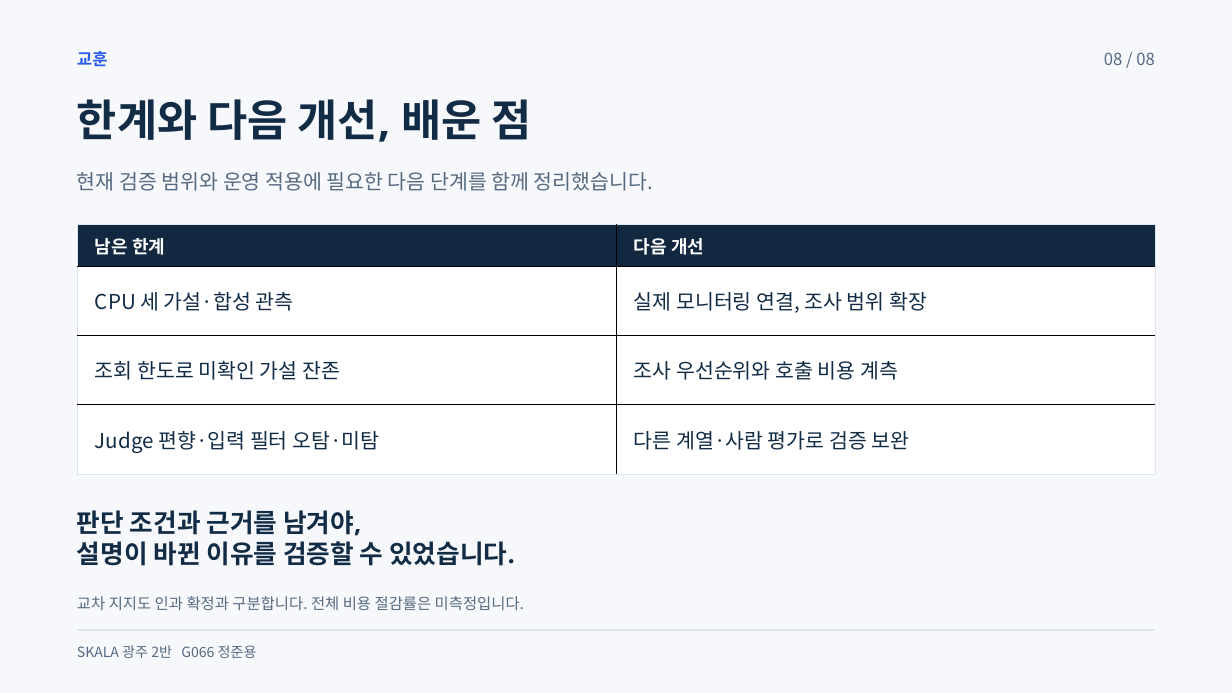
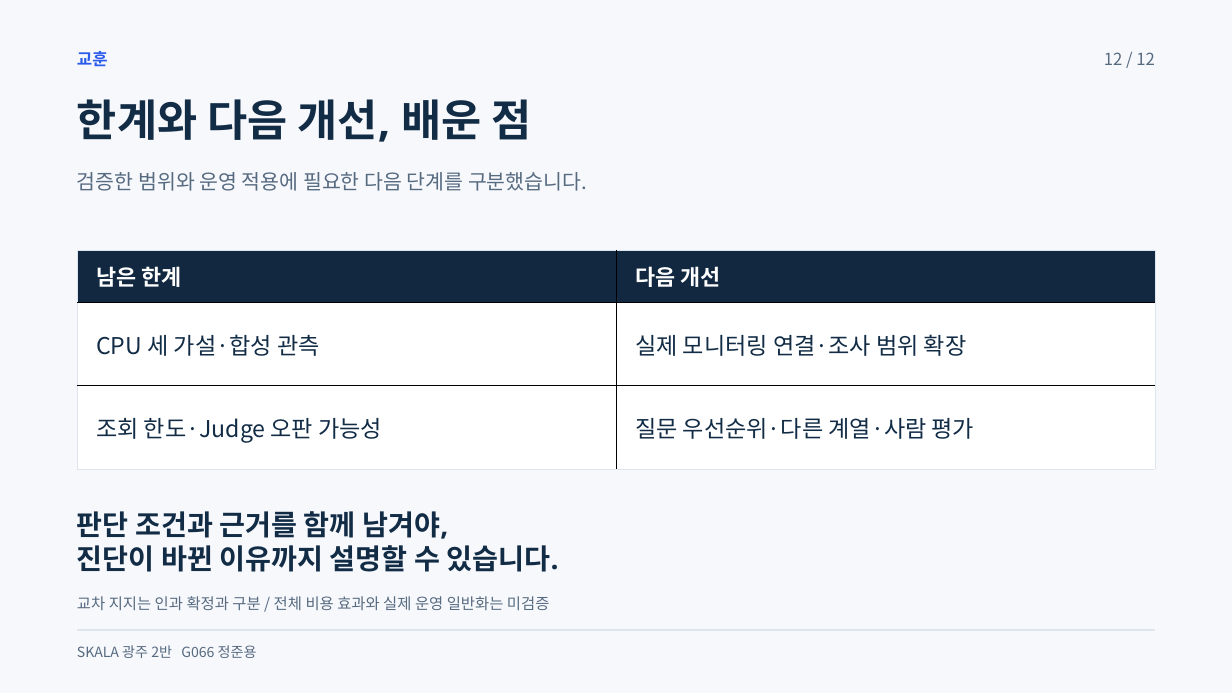
Before and after one commit to beshurl/skala-ai-mini-project, a slide deck: slide 12 of doc/presentation/운영진단_에이전트_5분발표.pptx (slide 8 before the commit). Drawn at 1232x693 pixels with LibreOffice and Linux fonts; fonts in the diff are those of the drawing. Boxes give left, top, right and bottom in pixels: in the first picture for what was removed or moved away, otherwise in the second. Text is boxed around its words. In the diff, an @@ line names an element or a change of style, - is before the commit and + after.

```diff
--- a/doc/presentation/운영진단_에이전트_5분발표.pptx
+++ b/doc/presentation/운영진단_에이전트_5분발표.pptx
@@ text at <box>1104,52,1155,65</box>: text changed @@
-08 / 08
+12 / 12
@@ text at <box>77,172,587,191</box>: text changed @@
-현재 검증 범위와 운영 적용에 필요한 다음 단계를 함께 정리했습니다.
+검증한 범위와 운영 적용에 필요한 다음 단계를 구분했습니다.
@@ table at <box>77,250,1155,463</box> @@
-row 2: CPU 세 가설·합성 관측 | 실제 모니터링 연결, 조사 범위 확장
-row 3: 조회 한도로 미확인 가설 잔존 | 조사 우선순위와 호출 비용 계측
-row 4: Judge 편향·입력 필터 오탐·미탐 | 다른 계열·사람 평가로 검증 보완
+row 2: CPU 세 가설·합성 관측 | 실제 모니터링 연결·조사 범위 확장
+row 3: 조회 한도·Judge 오판 가능성 | 질문 우선순위·다른 계열·사람 평가
@@ table: place and size @@
-table at <box>77,225,1155,469</box>
+table at <box>77,250,1155,463</box>
@@ text at <box>77,511,559,572</box>: text changed; size 30 to 33 pt @@
-판단 조건과 근거를 남겨야,
-설명이 바뀐 이유를 검증할 수 있었습니다.
+판단 조건과 근거를 함께 남겨야,
+진단이 바뀐 이유까지 설명할 수 있습니다.
@@ text at <box>77,596,550,610</box>: text changed @@
-교차 지지도 인과 확정과 구분합니다. 전체 비용 절감률은 미측정입니다.
+교차 지지는 인과 확정과 구분 / 전체 비용 효과와 실제 운영 일반화는 미검증
```
Also in this commit, not shown: 6 other slides changed, 4 slides added, 7 other files.
